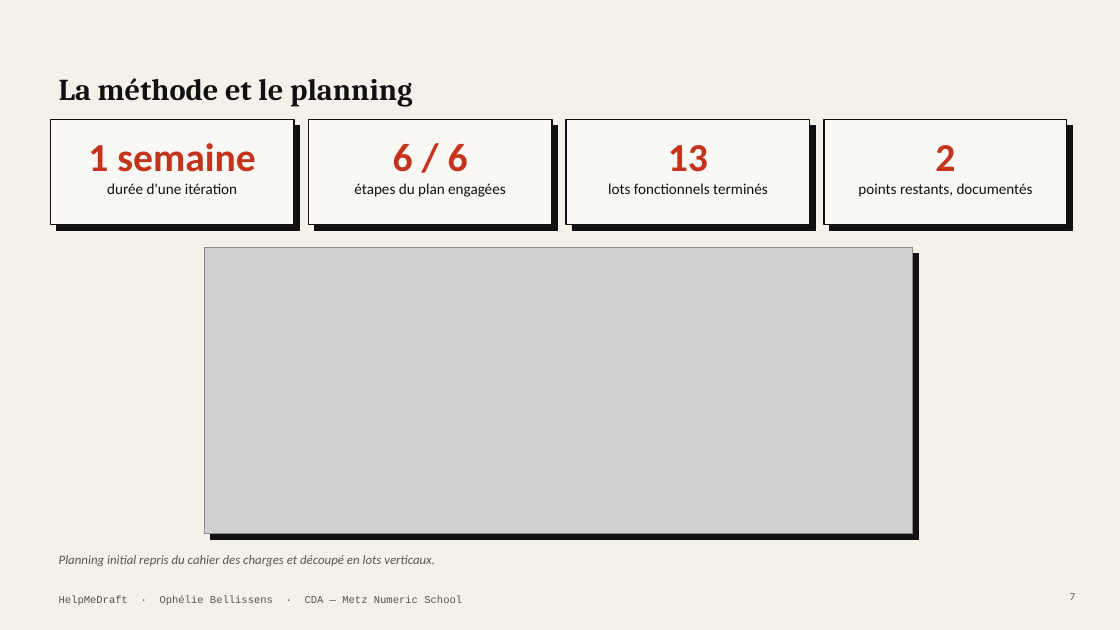
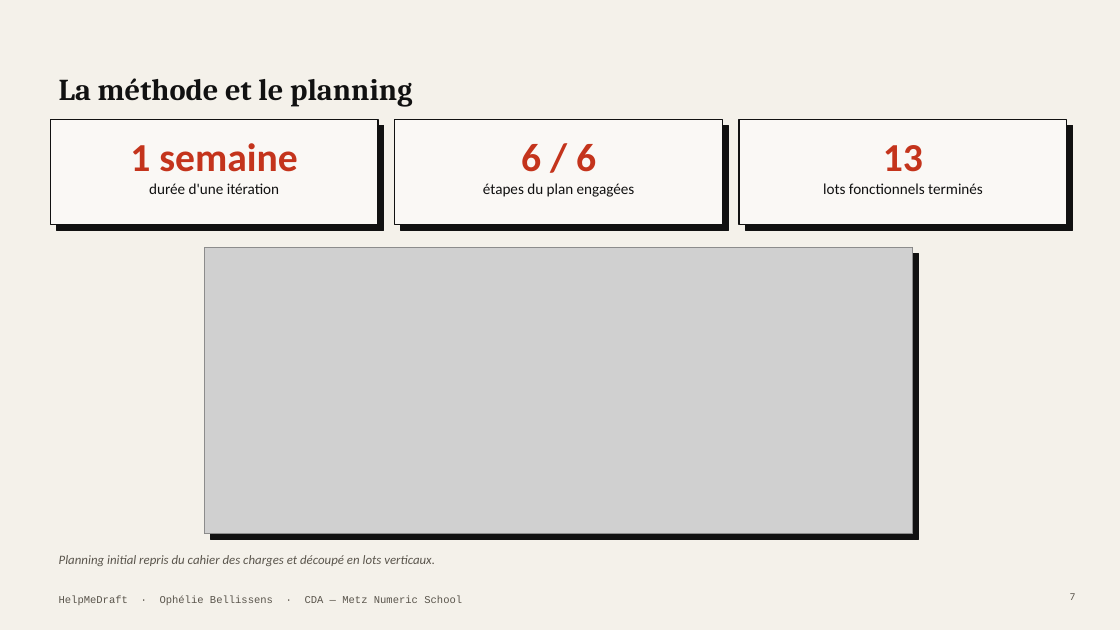
Before and after one commit to Equinoxya/HelpMeDraft---projet-fil-rouge, a slide deck: slide 7 of docs/Soutenance-HelpMeDraft.pptx. Drawn at 1120x630 pixels with LibreOffice and Linux fonts; fonts in the diff are those of the drawing; grey boxes stand for pictures. Boxes give left, top, right and bottom in pixels: in the first picture for what was removed or moved away, otherwise in the second. Text is boxed around its words. In the diff, an @@ line names an element or a change of style, - is before the commit and + after.

```diff
--- a/docs/Soutenance-HelpMeDraft.pptx
+++ b/docs/Soutenance-HelpMeDraft.pptx
@@ rectangle: place and size @@
-rectangle at <box>50,119,294,224</box>
+rectangle at <box>50,119,378,224</box>
@@ rectangle: place and size @@
-rectangle at <box>308,119,552,224</box>
+rectangle at <box>395,119,723,224</box>
@@ rectangle removed at <box>566,119,810,224</box> @@
@@ rectangle: place and size @@
-rectangle at <box>824,119,1067,224</box>
+rectangle at <box>739,119,1067,224</box>
@@ rectangle: place and size @@
-rectangle at <box>56,125,300,230</box>
+rectangle at <box>56,125,384,230</box>
@@ text "1 semaine": place and size @@
-text "1 semaine" at <box>88,143,255,172</box>
+text "1 semaine" at <box>130,143,297,172</box>
@@ rectangle: place and size @@
-rectangle at <box>314,125,558,230</box>
+rectangle at <box>401,125,728,230</box>
@@ text "6 / 6": place and size @@
-text "6 / 6" at <box>393,144,468,172</box>
+text "6 / 6" at <box>521,144,596,172</box>
@@ rectangle removed at <box>572,125,816,230</box> @@
@@ rectangle: place and size @@
-rectangle at <box>830,125,1073,230</box>
+rectangle at <box>745,125,1073,230</box>
@@ text "13": place and size @@
-text "13" at <box>668,145,708,172</box>
+text "13" at <box>883,145,923,172</box>
@@ text removed at <box>935,145,955,171</box> @@
-2
@@ text "durée d'une itération": place and size @@
-text "durée d'une itération" at <box>107,183,237,194</box>
+text "durée d'une itération" at <box>149,183,279,194</box>
@@ text "étapes du plan engagées": place and size @@
-text "étapes du plan engagées" at <box>354,183,506,197</box>
+text "étapes du plan engagées" at <box>483,183,635,197</box>
@@ text "lots fonctionnels terminés": place and size @@
-text "lots fonctionnels terminés" at <box>608,183,768,194</box>
+text "lots fonctionnels terminés" at <box>823,183,983,194</box>
@@ text removed at <box>858,183,1033,197</box> @@
-points restants, documentés
```
Also in this commit, not shown: 4 other slides changed, 6 other files.
